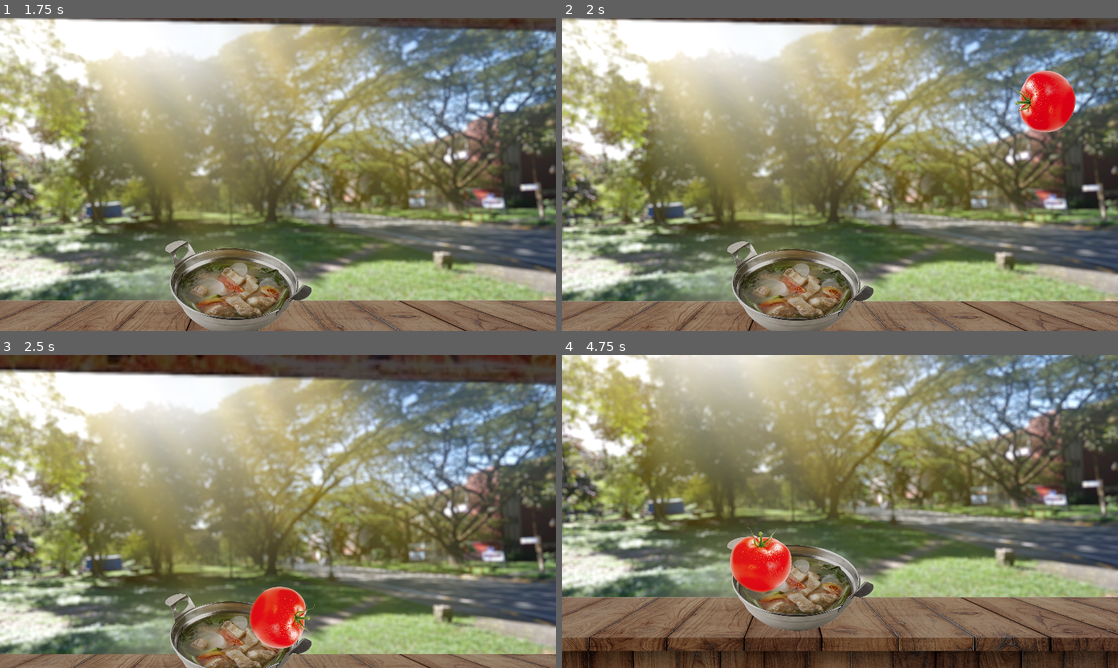
Above: before the commit, frames 1-4 (two rows, left to right).
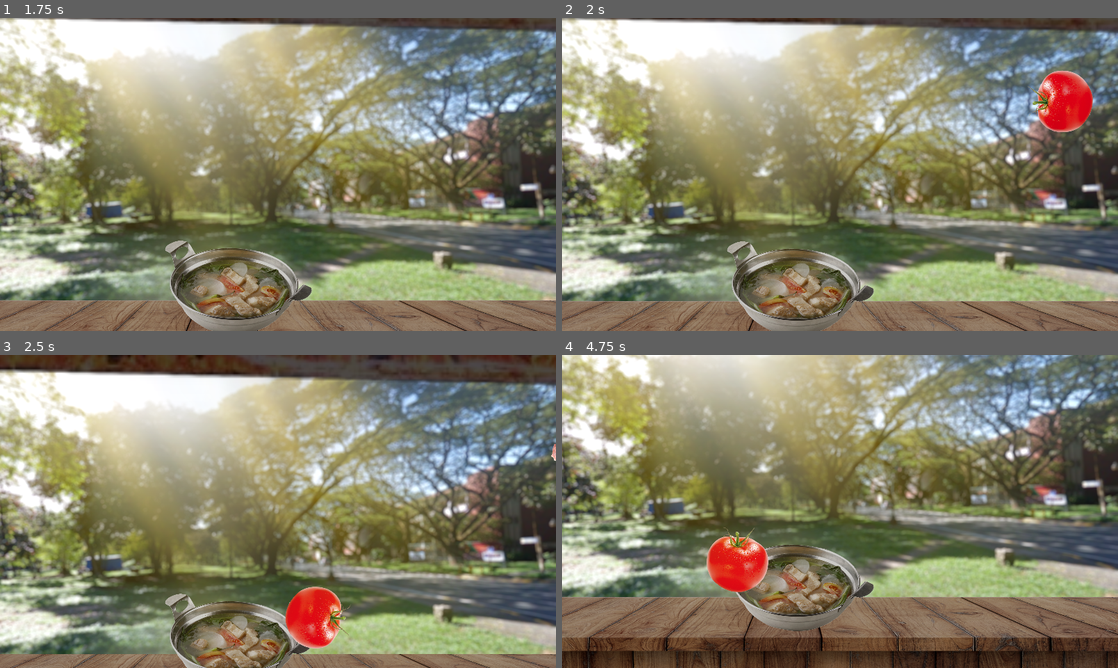
Above: after the commit, the same moments.

Repository: FlamingHerb/develup-chapter-1-quest
Game: Godot game, scene res://scenes/main_menu.tscn
Two runs of this game, one before a commit and one after it. Both use one fixed random seed, a clock stepped at 60 frames per second and the inputs below. The engine's default icon, where the game draws it, is replaced by a stand-in: a white triangle on a blue panel in a dark square. Sound files missing from this copy of the repository are replaced by a short silence.
Inputs (mouse positions are in pixels of both pictures, inside the frame that each line leads up to):
- Up to frame 1 (1.75 s): click "Ambatucook" at 0.5 s; tap Enter at 1.25 s; move the mouse to (400, 158) at 1.27 s; click (400, 158) at 1.42 s; tap Space at 1.52 s
- Up to frame 2 (2 s): no input
- Up to frame 3 (2.5 s): move the mouse to (478, 442) at 2.02 s; click (478, 442) at 2.17 s; tap Space at 2.27 s
- Up to frame 4 (4.75 s): move the mouse to (1040, 480) at 2.77 s; click (1040, 480) at 2.92 s; move the mouse to (812, 574) at 3.52 s; click (812, 574) at 3.67 s; tap Space at 3.77, 4.52 s; move the mouse to (1006, 558) at 4.27 s; click (1006, 558) at 4.42 s

Frame 1 is identical in both runs. In frame 2, 1.9% of the frame differs, in the area x 80-96%, y 16-37%; in frame 3, 2.8%, in the area x 44-100%, y 28-94%; in frame 4, 2.1%.

Commit message:
feat: ingredients now working properly Resolves #2

Diff:
--- a/scripts/game_main.gd
+++ b/scripts/game_main.gd
@@ -40,12 +40,19 @@
 
 	projectile_group.add_child(adding_item)
 
-
-
+## If an ingredient falls.
 func _on_ingredient_death_zone_body_entered(body: Node2D) -> void:
-	print("Welp, it fell.")
+	## TODO: Deduct points
+	print("And it all fell wth.")
 	body.queue_free()
 
+## If an ingredient falls into the sinigang.
+## body is item_base.gd
 func _on_sinigang_physics_body_body_entered(body: Node2D) -> void:
-	print("Negg-diffed")
+	if body.is_ingredient_cut:
+		## TODO: Add scoring here.
+		pass
+	else:
+		print("Did not cut it.")
+
 	body.queue_free()
--- a/scripts/game_main/item_base.gd
+++ b/scripts/game_main/item_base.gd
@@ -1,6 +1,6 @@
 extends RigidBody2D
 
-const target_pos = Vector2(602, 570)
+
 enum ItemType {ITEM, ENEMY}
 
 var ingredient = [
@@ -19,6 +19,9 @@
 @onready var time_in_air: float
 @onready var item_sprite = $ItemSprite
 @onready var ingredient_picked: String
+@onready var is_ingredient_cut: bool = false
+
+@onready var target_pos = Vector2(602, 570)
 
 @export var item_type: ItemType
 
@@ -28,6 +31,9 @@
 
 # Called when the node enters the scene tree for the first time.
 func _ready() -> void:
+	# Set target pos randomly
+	target_pos.x = 602 + randi_range(-100,100)
+
 	_set_graphics()
 	_calculate_linear_velocity()
 
